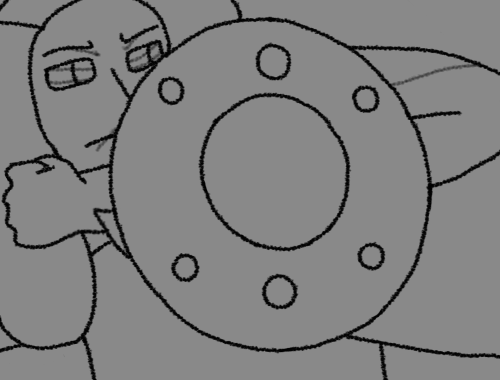
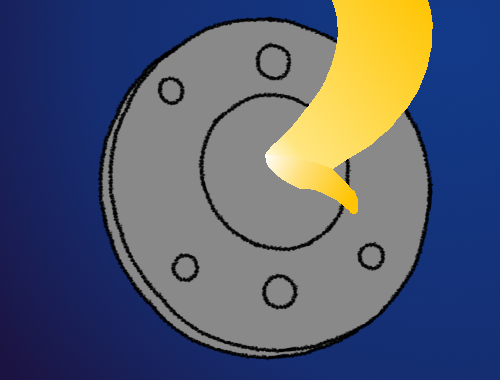
The second 500 x 380 image is a revision of the first. Changes to its layers:
added layer "Projectile" above "Shield copy" over [265, 0, 433, 214]
added layer "Shield copy" above "Shield" over [97, 44, 360, 361]
added layer "Shield Color" above "Arm" over [100, 19, 430, 358]
hid "Arm" over [0, 0, 500, 380]
hid "edit notes" over [44, 36, 485, 152]
showed "background", painted on it over [0, 0, 500, 380]
showed "Pasted Layer" over [0, 0, 500, 380]